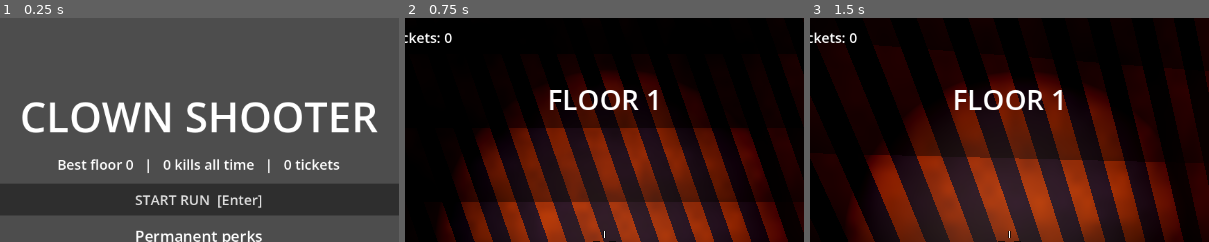
Above: before the commit, frames 1-3 (left to right).
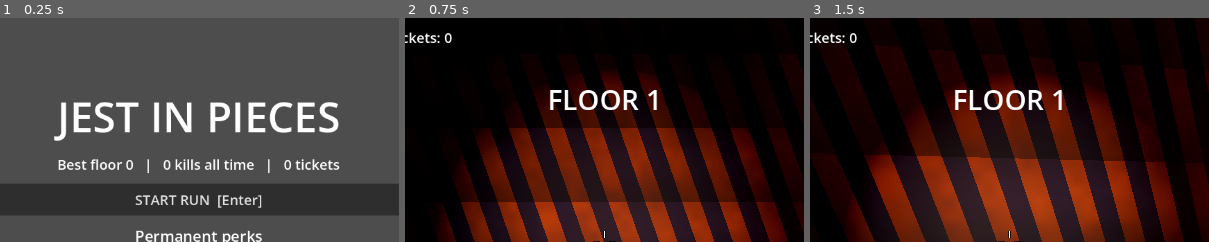
Above: after the commit, the same moments.

Repository: Accof/Jest-In-Pieces
Game: Godot game, scene res://scenes/game.tscn
Two runs of this game, one before a commit and one after it. Both use one fixed random seed, a clock stepped at 60 frames per second and the inputs below.
Inputs (mouse positions are % of the whole screen's width and height, from its top left):
- Up to frame 1 (0.25 s): no input
- Up to frame 2 (0.75 s): click "START RUN [Enter]" at 0.5 s
- Up to frame 3 (1.5 s): tap Enter at 1.25, 1.35 s; move the mouse to (55, 50) at 1.27 s; hold W from 1.28 s (still down); click (55, 50) at 1.42 s
The pictures show only the part of the screen within x 25-75%, y 0-50%; the shares and areas given below are measured in that part.

The runs differ from the first frame. In frame 1, 6.3% of the frame differs, in the area x 5-95%, y 37-55%; in frame 2, nothing differs; in frame 3, nothing differs.

Commit message:
Rename the game to Jest In Pieces
Title screen, window title and README. The project's internal name is
unchanged so existing save files are still found.

Co-Authored-By: Claude Fable 5.2 <noreply@anthropic.com>
Claude-Session: https://claude.ai/code/session_01G887uisKmon25i3LWazTe9

Diff:
--- a/scripts/game/game.gd
+++ b/scripts/game/game.gd
@@ -55,6 +55,8 @@
 
 func _ready() -> void:
 	process_mode = Node.PROCESS_MODE_ALWAYS
+	# The project's internal name stays "Clown Shooter" so existing save files are still found.
+	get_window().title = "Jest In Pieces"
 	rng.randomize()
 	_load()
 	_build_environment()
@@ -348,7 +350,7 @@
 	if is_instance_valid(player):
 		player.queue_free()
 	_set_state(State.MENU)
-	_title("CLOWN SHOOTER", 60)
+	_title("JEST IN PIECES", 60)
 	_title("Best floor %d   |   %d kills all time   |   %d tickets" % [int(save.best_floor), int(save.total_kills), int(save.tickets)], 20)
 	_button("START RUN  [Enter]", start_run)
 	_title("Permanent perks", 22)
